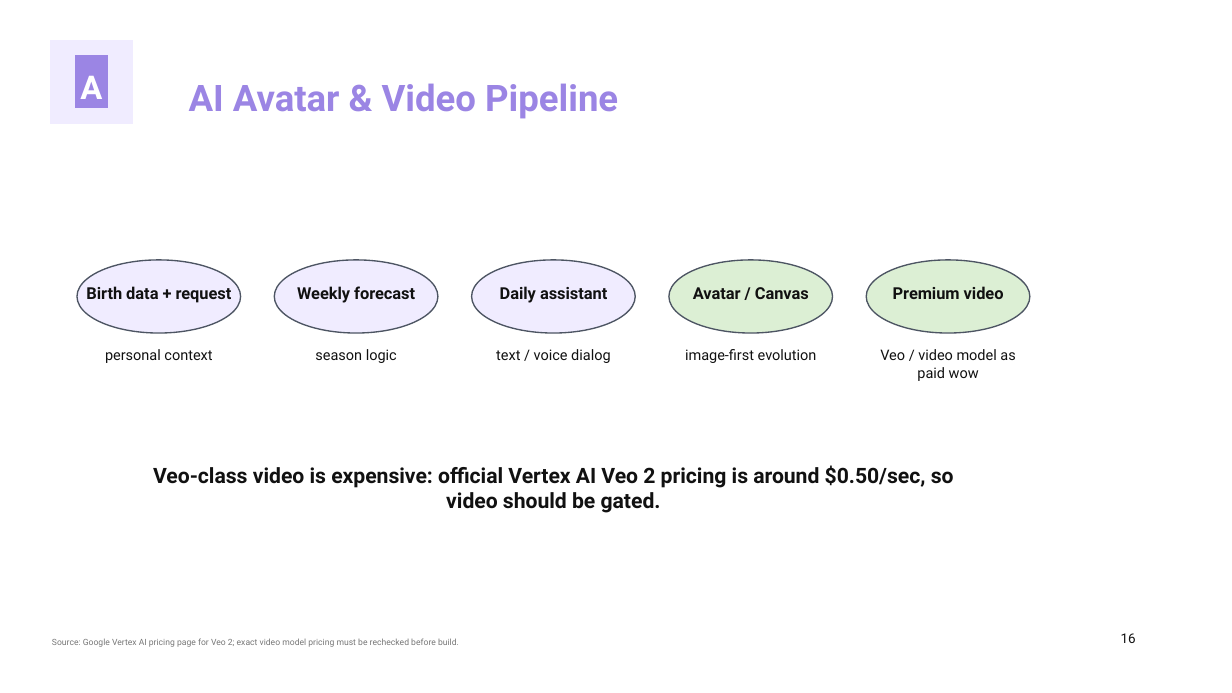
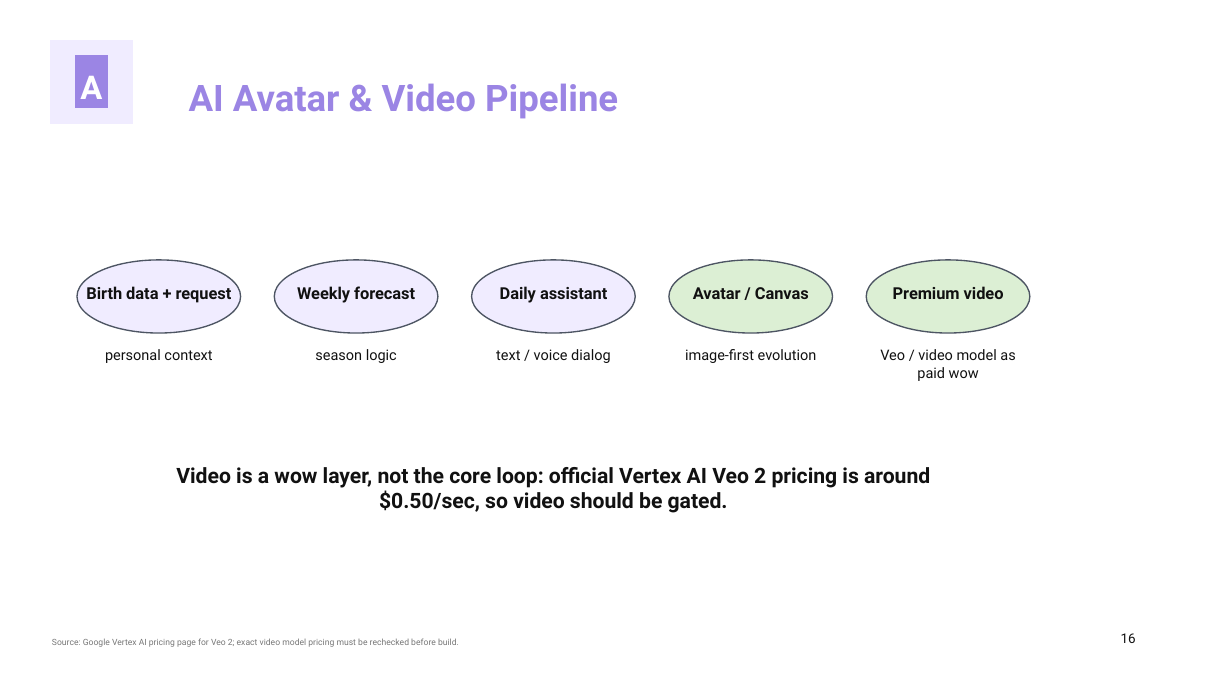
Before and after one commit to kirbudilov01/alina-research, a slide deck: slide 16 of output/pptx/AURA_TRENDVI_STYLE_DECK.pptx. Drawn at 1232x693 pixels with LibreOffice and Linux fonts; fonts in the diff are those of the drawing. Boxes give left, top, right and bottom in pixels: in the first picture for what was removed or moved away, otherwise in the second. Text is boxed around its words. In the diff, an @@ line names an element or a change of style, - is before the commit and + after.

```diff
--- a/output/pptx/AURA_TRENDVI_STYLE_DECK.pptx
+++ b/output/pptx/AURA_TRENDVI_STYLE_DECK.pptx
@@ text at [176,467,930,513]: text changed @@
-Veo-class video is expensive: official Vertex AI Veo 2 pricing is around $0.50/sec, so video should be gated.
+Video is a wow layer, not the core loop: official Vertex AI Veo 2 pricing is around $0.50/sec, so video should be gated.
```
Also in this commit, not shown: 16 other slides changed, 3 other files.
